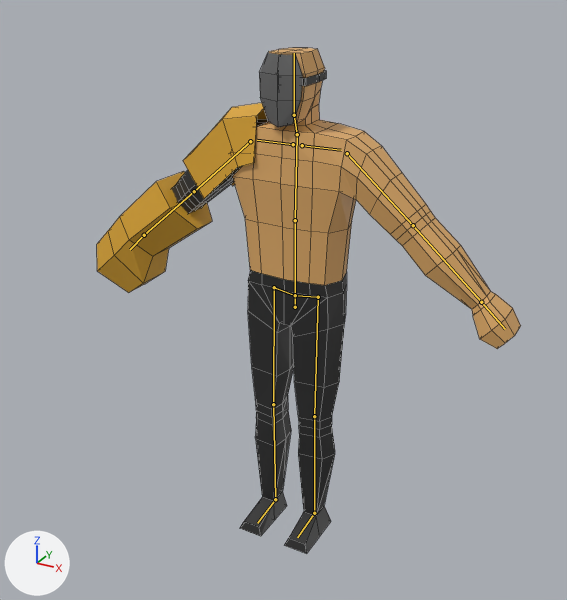
Two versions of the Blender file meshes/enemies/cg2_factory/bruiser/technom_charger.blend, one commit apart.
The view is the same before and after, from a camera (50 mm lens) standing at (1.099, -2.043, 1.898) and looking at (0.047, -0.13, 0.941). The lights are fixed; the arrows at lower left show +X, +Y and +Z. The bones that bend it are drawn over the model as lines. Mesh edges are drawn as thin lines.

In view in the first picture: 'Character', 'Character.001', 'Character.002'.
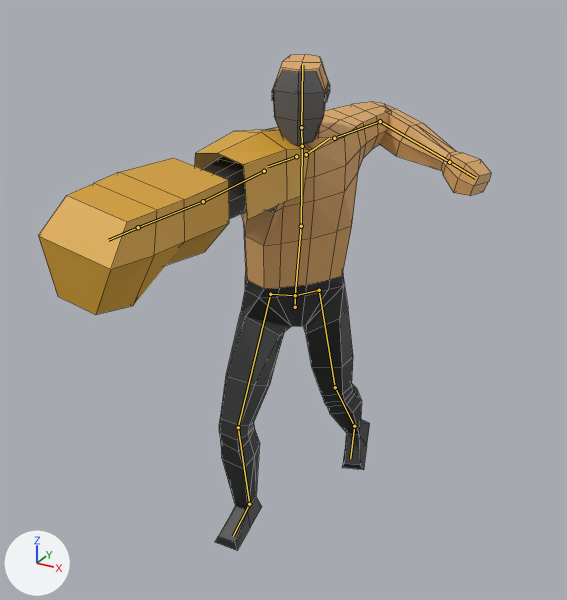
The newer file adds an action. The first version stands in its rest pose; the second is drawn at frame 1 of the action 'attack_end'.

What the commit changed:
Bone 'hip' (bone_hip) turns from (0, 0, 0) to (0, 42, 0) degrees about its own x, y and z.
Bone 'spine' (bone_spine) turns from (0, 0, 0) to (9, 9, 0) degrees about its own x, y and z.
Bone 'spine.001' (bone_spine_001) turns from (0, 0, 0) to (5, 0, 5) degrees about its own x, y and z.
Bone 'shoulder.L' (bone_shoulder_l) turns from (0, 0, 0) to (0, 0, 32) degrees about its own x, y and z.
Bone 'upper_arm.L' (bone_upper_arm_l) turns from (0, 0, 0) to (1, 7, 30) degrees about its own x, y and z.
Bone 'forearm.L' (bone_forearm_l) turns from (0, 0, 0) to (99, 0, 0) degrees about its own x, y and z.
Bone 'shoulder.R' (bone_shoulder_r) turns from (0, 0, 0) to (9, -10, 30) degrees about its own x, y and z.
Bone 'upper_arm.R' (bone_upper_arm_r) turns from (0, 0, 0) to (10, 14, -41) degrees about its own x, y and z.
Bone 'forearm.R' (bone_forearm_r) turns from (0, 0, 0) to (5, -8, -7) degrees about its own x, y and z.
Bone 'neck' (bone_neck) turns from (0, 0, 0) to (-10, -27, 11) degrees about its own x, y and z.
Bone 'thigh.L' (bone_thigh_l) turns from (0, 0, 0) to (14, 30, -5) degrees about its own x, y and z.
Bone 'shin.L' (bone_shin_l) turns from (0, 0, 0) to (22, 0, 0) degrees about its own x, y and z.
Bone 'thigh.R' (bone_thigh_r) turns from (0, 0, 0) to (-23, 37, 5) degrees about its own x, y and z.
Bone 'shin.R' (bone_shin_r) turns from (0, 0, 0) to (41, 0, 0) degrees about its own x, y and z.

What differs and where, as boxes (x1, y1, x2, y2) in the pictures (567 x 600 px):
'Character', posed: before (172, 48, 521, 554); after (203, 54, 491, 551)
'Character.001', posed (66% wider, 28% taller): before (97, 171, 212, 293); after (38, 158, 229, 315)
'Character.002', posed: before (183, 103, 267, 198); after (195, 130, 309, 220)
bone 'spine', root to tip: before (295, 295) to (295, 220); after (295, 295) to (301, 226)
bone 'spine.001', root to tip: before (295, 220) to (297, 134); after (301, 226) to (302, 146)
bone 'shoulder.L', root to tip: before (302, 145) to (341, 150); after (306, 154) to (329, 138)
bone 'upper_arm.L', root to tip: before (347, 153) to (413, 225); after (334, 138) to (380, 121)
bone 'forearm.L', root to tip: before (413, 225) to (481, 302); after (380, 121) to (449, 162)
bone 'shoulder.R', root to tip: before (293, 144) to (257, 140); after (296, 156) to (268, 166)
bone 'upper_arm.R', root to tip: before (250, 141) to (194, 191); after (264, 171) to (203, 201)
bone 'forearm.R', root to tip: before (194, 191) to (144, 235); after (203, 201) to (138, 227)
bone 'neck', root to tip: before (297, 134) to (294, 115); after (302, 146) to (301, 127)
bone 'thigh.L', root to tip: before (318, 297) to (314, 416); after (319, 290) to (335, 387)
bone 'shin.L', root to tip: before (314, 416) to (314, 513); after (335, 387) to (354, 426)
bone 'thigh.R', root to tip: before (274, 287) to (273, 404); after (270, 294) to (238, 427)
bone 'shin.R', root to tip: before (273, 404) to (275, 499); after (238, 427) to (249, 504)
